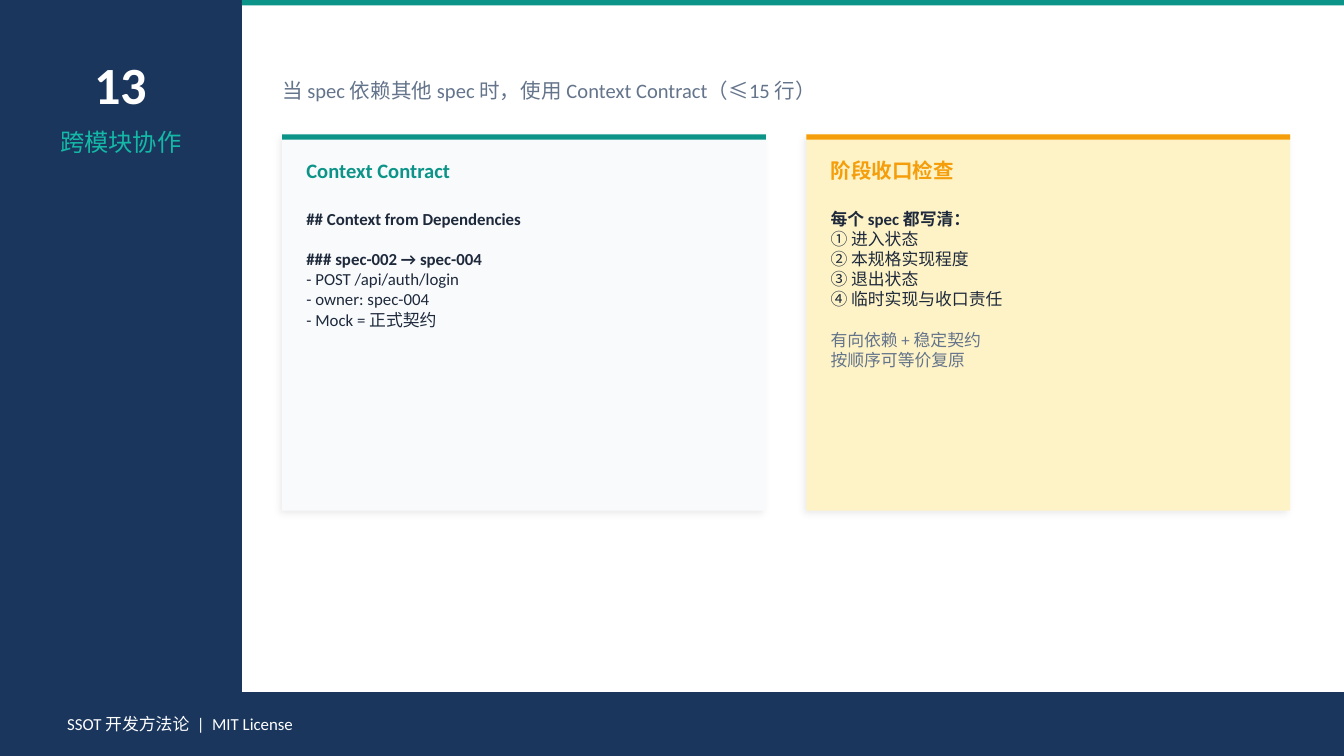
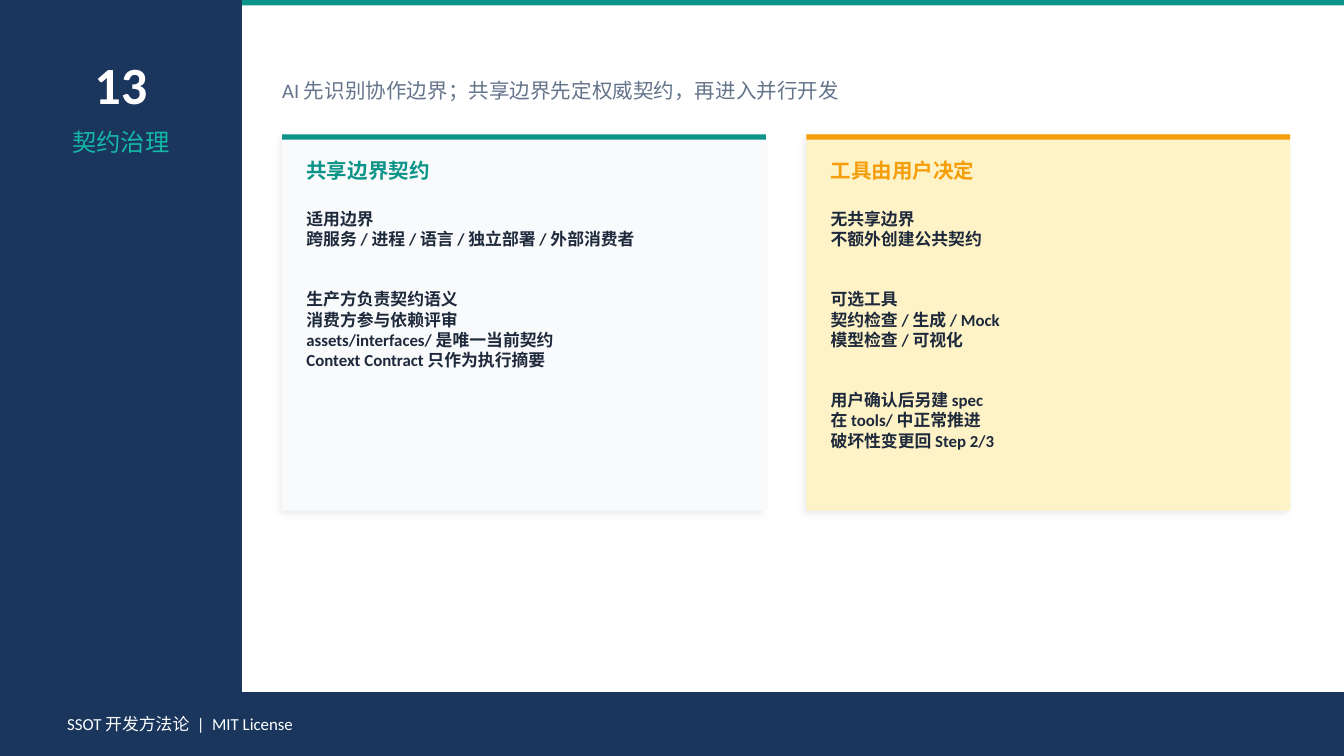
Before and after one commit to Toketec/SpecRocket, a slide deck: slide 15 of SSOT-开发方法论-培训.pptx. Drawn at 1344x756 pixels with LibreOffice and Linux fonts; fonts in the diff are those of the drawing. Boxes give left, top, right and bottom in pixels: in the first picture for what was removed or moved away, otherwise in the second. Text is boxed around its words. In the diff, an @@ line names an element or a change of style, - is before the commit and + after.

Commit message:
feat: strengthen adaptive contract governance

```diff
--- a/SSOT-开发方法论-培训.pptx
+++ b/SSOT-开发方法论-培训.pptx
@@ text at box(282, 81, 839, 101): text changed @@
-当 spec 依赖其他 spec 时，使用 Context Contract（≤15 行）
+AI 先识别协作边界；共享边界先定权威契约，再进入并行开发
@@ text at box(73, 130, 170, 153): text changed @@
-跨模块协作
+契约治理
@@ text at box(306, 160, 429, 180): text changed @@
-Context Contract
+共享边界契约
@@ text at box(831, 160, 975, 180): text changed @@
-阶段收口检查
+工具由用户决定
@@ text at box(306, 211, 634, 368): text changed @@
-## Context from Dependencies
-### spec-002 → spec-004
-- POST /api/auth/login
-- owner: spec-004
-- Mock = 正式契约
+适用边界
+跨服务 / 进程 / 语言 / 独立部署 / 外部消费者
+生产方负责契约语义
+消费方参与依赖评审
+assets/interfaces/ 是唯一当前契约
+Context Contract 只作为执行摘要
@@ text at box(831, 210, 1000, 450): text changed; bold on @@
-每个 spec 都写清：
-① 进入状态
-② 本规格实现程度
-③ 退出状态
-④ 临时实现与收口责任
-有向依赖 + 稳定契约
-按顺序可等价复原
+无共享边界
+不额外创建公共契约
+可选工具
+契约检查 / 生成 / Mock
+模型检查 / 可视化
+用户确认后另建 spec
+在 tools/ 中正常推进
+破坏性变更回 Step 2/3
```
Also in this commit, not shown: 1 other slide changed, 9 other files.
